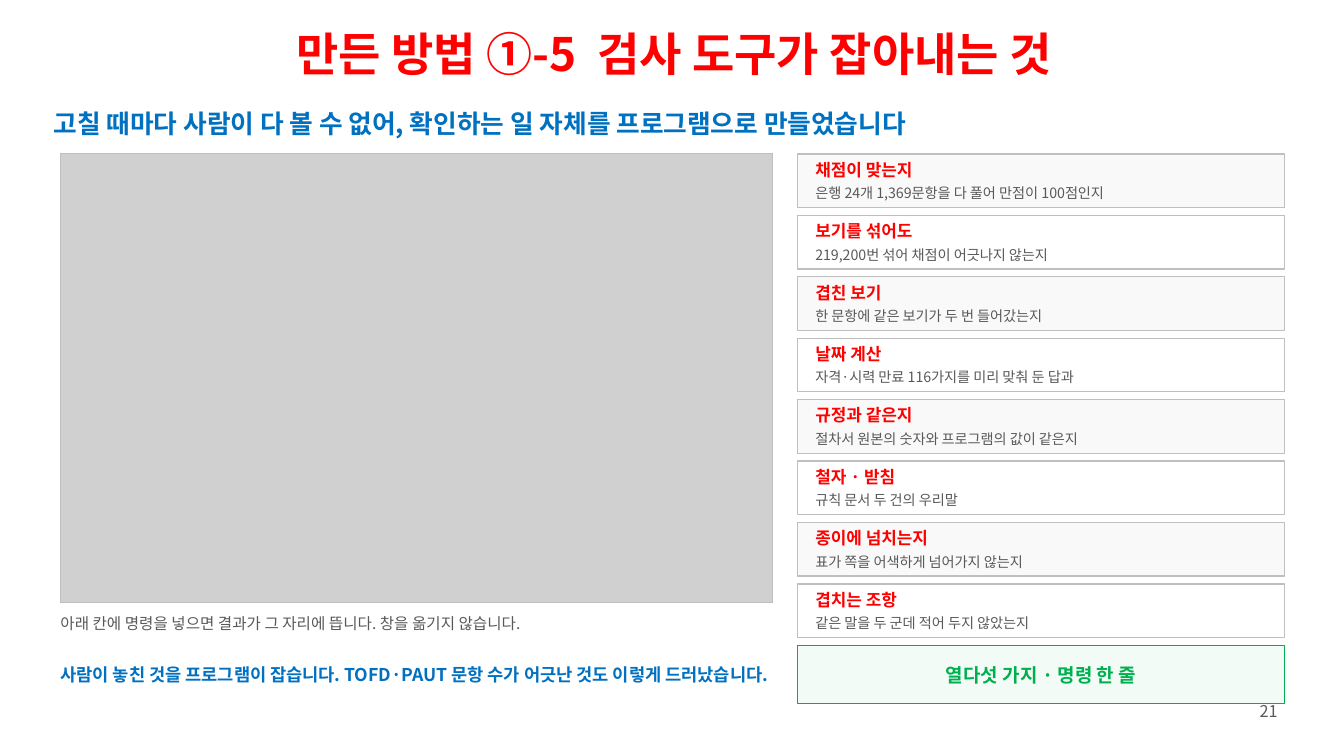
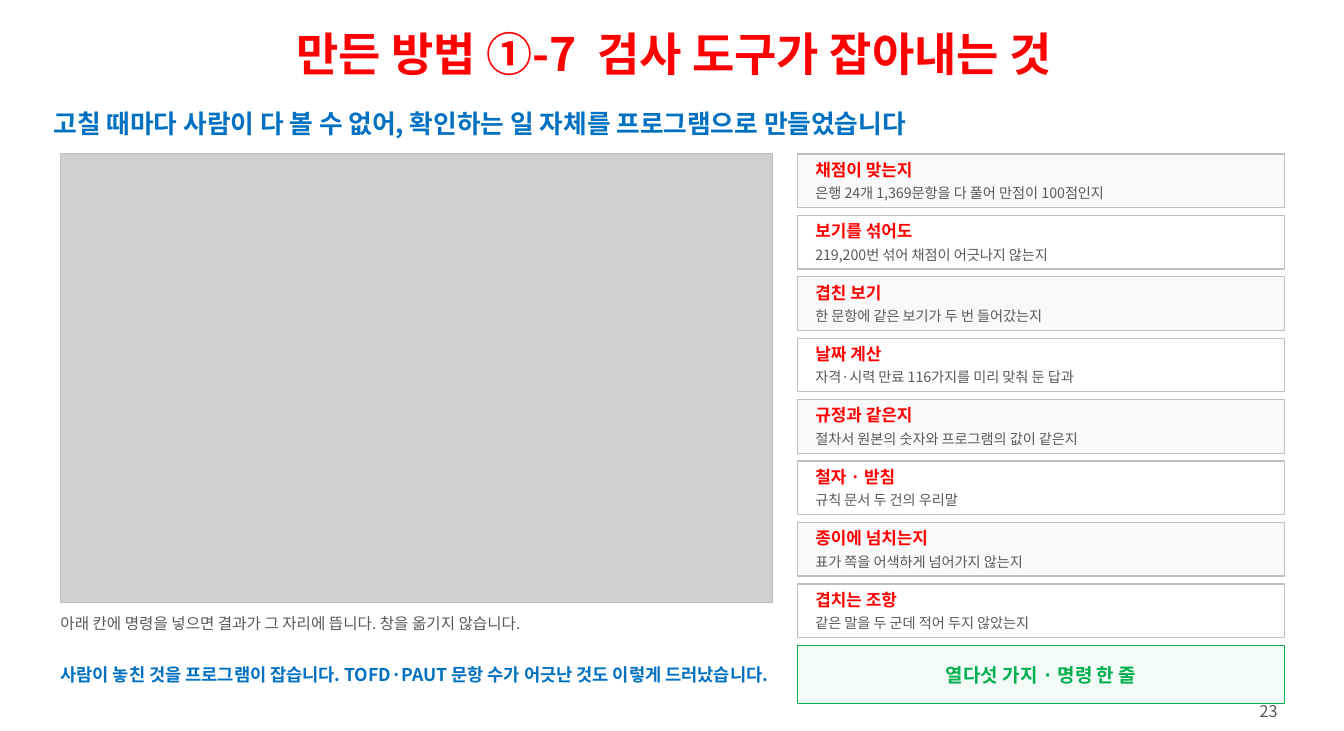
Before and after one commit to ys1277-sys/HIENDT-CBT, a slide deck: slide 23 of docs/발표자료-CBT-2026-08.pptx (slide 21 before the commit). Drawn at 1344x731 pixels with LibreOffice and Linux fonts; fonts in the diff are those of the drawing; grey boxes stand for pictures. Boxes give left, top, right and bottom in pixels: in the first picture for what was removed or moved away, otherwise in the second. Text is boxed around its words. In the diff, an @@ line names an element or a change of style, - is before the commit and + after.

```diff
--- a/docs/발표자료-CBT-2026-08.pptx
+++ b/docs/발표자료-CBT-2026-08.pptx
@@ text at (296,32,1051,76): text changed @@
-만든 방법 ①-5 검사 도구가 잡아내는 것
+만든 방법 ①-7 검사 도구가 잡아내는 것
@@ text at (1260,703,1278,717): text changed @@
-21
+23
```
Also in this commit, not shown: 16 other slides changed, 3 slides added, 1 other file.
